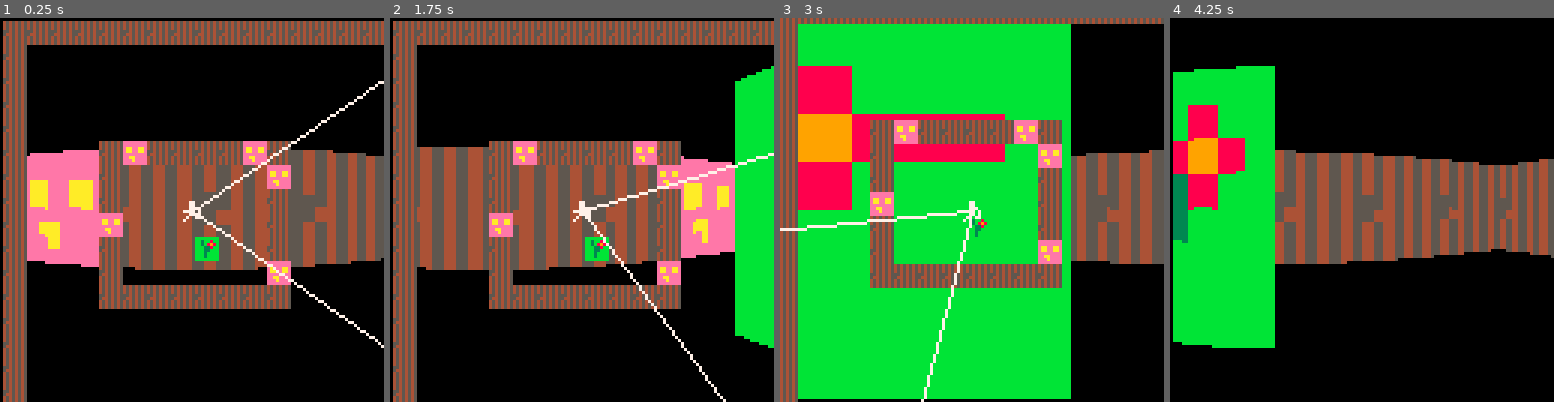
Above: before the commit, frames 1-4 (left to right).
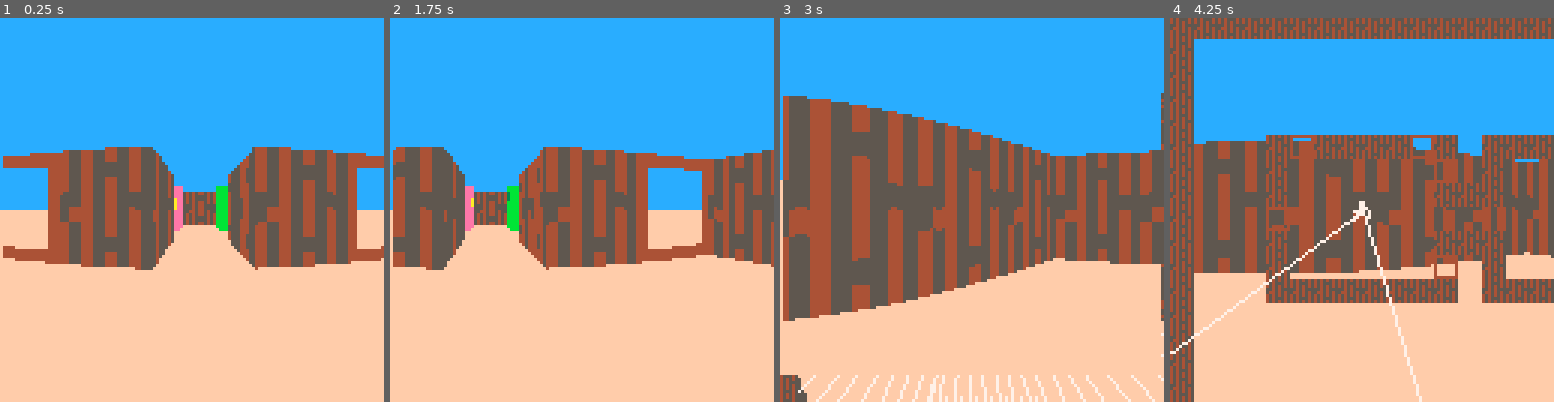
Above: after the commit, the same moments.

Repository: RicoP/picowiese
Game: PICO-8 cartridge wolf.p8
Two runs of this game, one before a commit and one after it. Both use one fixed random seed, a clock stepped at 60 frames per second and the inputs below.
Inputs:
- Up to frame 1 (0.25 s): no input
- Up to frame 2 (1.75 s): tap X (X key) at 0.33, 1.07 s; hold Right from 1.6 s (still down)
- Up to frame 3 (3 s): tap X (X key) at 1.85, 2.97 s; release Right at 2.1 s; hold Up 2.15-2.42 s; hold Right from 2.47 s (still down)
- Up to frame 4 (4.25 s): release Right at 3.03 s; hold Left 3.08-3.58 s; hold Down 3.63-3.97 s; hold Right from 4.02 s (still down); tap X (X key) at 4.08 s

The runs differ from the first frame. In frame 1, 90% of the frame differs, in the area x 0-100%, y 0-100%; in frame 2, 89%; in frame 3, 89%; in frame 4, 90%.

Commit message:
improve map

Diff:
--- a/wolf.p8
+++ b/wolf.p8
@@ -5,7 +5,7 @@
 --player
 p = {
  x=63.5/8,
- y=63.5/8,
+ y=67.5/8,
  angle=0,
  speed=1/8,
 }
@@ -87,6 +87,8 @@
 end
 
 function draw_game2()
+ rectfill(0,0,128,64,12)
+ rectfill(0,64,128,128,15)
  camera()
  local a = p.angle+fov/2
  for x=1,128 do
@@ -166,37 +168,36 @@
  end
 end
 
-drawmap=true
+drawmap=false
 function _draw()
  if(btnp(❎))drawmap=not drawmap
- cls(0)
 	draw_game2()
  if(drawmap)draw_map()
 end
 
 
 __gfx__
-0000000000000000eeeeeeee45454545bbbbbbbb0000000000000000000000000000000000000000000000000000000000000000000000000000000000000000
-0000000000077000eeeeeeee45454545bb3bb8bb0000000000000000000000000000000000000000000000000000000000000000000000000000000000000000
-0070070000077000eaaeeaae45454545bb3b898b0000000000000000000000000000000000000000000000000000000000000000000000000000000000000000
-0007700000077700eaaeeaae55454545bbb338bb0000000000000000000000000000000000000000000000000000000000000000000000000000000000000000
-0007700007777070eeeeeeee54454545bbb33bbb0000000000000000000000000000000000000000000000000000000000000000000000000000000000000000
-0070070000077070eeaaeeee45454545bbb3bbbb0000000000000000000000000000000000000000000000000000000000000000000000000000000000000000
-0000000000700770eeeaeeee45454545bbb3bbbb0000000000000000000000000000000000000000000000000000000000000000000000000000000000000000
-0000000007000000eeeeeeee45454545bbbbbbbb0000000000000000000000000000000000000000000000000000000000000000000000000000000000000000
+0000000000000000eeeeeeee45454545bbbbbbbb4444444400000000000000000000000000000000000000000000000000000000000000000000000000000000
+0000000000077000eeeeeeee45455545bb3bb8bb4000000400000000000000000000000000000000000000000000000000000000000000000000000000000000
+0070070000077000eaaeeaae45454545bb3b898b4000000400000000000000000000000000000000000000000000000000000000000000000000000000000000
+0007700000077700eaaeeaae55454555bbb338bb4000000400000000000000000000000000000000000000000000000000000000000000000000000000000000
+0007700007777070eeeeeeee54454545bbb33bbb4000000400000000000000000000000000000000000000000000000000000000000000000000000000000000
+0070070000077070eeaaeeee45454545bbb3bbbb4000000400000000000000000000000000000000000000000000000000000000000000000000000000000000
+0000000000700770eeeaeeee45455545bbb3bbbb4000000400000000000000000000000000000000000000000000000000000000000000000000000000000000
+0000000007000000eeeeeeee45454545bbbbbbbb4444444400000000000000000000000000000000000000000000000000000000000000000000000000000000
 __map__
 0303030303030303030303030303030303030303030303030303000000000000000000000000000000000000000000000000000000000000000000000000000000000000000000000000000000000000000000000000000000000000000000000000000000000000000000000000000000000000000000000000000000000000
 0300000000000000000000000000000000000000000000000003000000000000000000000000000000000000000000000000000000000000000000000000000000000000000000000000000000000000000000000000000000000000000000000000000000000000000000000000000000000000000000000000000000000000
 0300000000000000000000000000000000000000000000000003000000000000000000000000000000000000000000000000000000000000000000000000000000000000000000000000000000000000000000000000000000000000000000000000000000000000000000000000000000000000000000000000000000000000
 0300000000000000000000000000000000000000000000000003000000000000000000000000000000000000000000000000000000000000000000000000000000000000000000000000000000000000000000000000000000000000000000000000000000000000000000000000000000000000000000000000000000000000
 0300000000000000000000000000000000000000000000000003000000000000000000000000000000000000000000000000000000000000000000000000000000000000000000000000000000000000000000000000000000000000000000000000000000000000000000000000000000000000000000000000000000000000
-0300000003020303030302030000000000000000000000000003000000000000000000000000000000000000000000000000000000000000000000000000000000000000000000000000000000000000000000000000000000000000000000000000000000000000000000000000000000000000000000000000000000000000
-0300000003000000000000020000000000000000000000000003000000000000000000000000000000000000000000000000000000000000000000000000000000000000000000000000000000000000000000000000000000000000000000000000000000000000000000000000000000000000000000000000000000000000
-0300000003000000000000030000000000000000000000000003000000000000000000000000000000000000000000000000000000000000000000000000000000000000000000000000000000000000000000000000000000000000000000000000000000000000000000000000000000000000000000000000000000000000
-0300000002000000000000030000000000000000000000000003000000000000000000000000000000000000000000000000000000000000000000000000000000000000000000000000000000000000000000000000000000000000000000000000000000000000000000000000000000000000000000000000000000000000
-0300000003000000040000030000000000000000000000000003000000000000000000000000000000000000000000000000000000000000000000000000000000000000000000000000000000000000000000000000000000000000000000000000000000000000000000000000000000000000000000000000000000000000
-0300000003000000000000020000000000000000000000000003000000000000000000000000000000000000000000000000000000000000000000000000000000000000000000000000000000000000000000000000000000000000000000000000000000000000000000000000000000000000000000000000000000000000
-0300000003030303030303030000000000000000000000000003000000000000000000000000000000000000000000000000000000000000000000000000000000000000000000000000000000000000000000000000000000000000000000000000000000000000000000000000000000000000000000000000000000000000
+0300000003050303030305030003030303030303000000000003000000000000000000000000000000000000000000000000000000000000000000000000000000000000000000000000000000000000000000000000000000000000000000000000000000000000000000000000000000000000000000000000000000000000
+0300000003000000000000050003000000000003000000000003000000000000000000000000000000000000000000000000000000000000000000000000000000000000000000000000000000000000000000000000000000000000000000000000000000000000000000000000000000000000000000000000000000000000
+0300000003000000000000030303000002000003000000000003000000000000000000000000000000000000000000000000000000000000000000000000000000000000000000000000000000000000000000000000000000000000000000000000000000000000000000000000000000000000000000000000000000000000
+0300000005000000000000000000000000000003000000000003000000000000000000000000000000000000000000000000000000000000000000000000000000000000000000000000000000000000000000000000000000000000000000000000000000000000000000000000000000000000000000000000000000000000
+0300000003000000000000030303000004000003000000000003000000000000000000000000000000000000000000000000000000000000000000000000000000000000000000000000000000000000000000000000000000000000000000000000000000000000000000000000000000000000000000000000000000000000
+0300000003000000000000050003000000000003000000000003000000000000000000000000000000000000000000000000000000000000000000000000000000000000000000000000000000000000000000000000000000000000000000000000000000000000000000000000000000000000000000000000000000000000
+0300000003030303030303030003030303030303000000000003000000000000000000000000000000000000000000000000000000000000000000000000000000000000000000000000000000000000000000000000000000000000000000000000000000000000000000000000000000000000000000000000000000000000
 0300000000000000000000000000000000000000000000000003000000000000000000000000000000000000000000000000000000000000000000000000000000000000000000000000000000000000000000000000000000000000000000000000000000000000000000000000000000000000000000000000000000000000
 0300000000000000000000000000000000000000000000000003000000000000000000000000000000000000000000000000000000000000000000000000000000000000000000000000000000000000000000000000000000000000000000000000000000000000000000000000000000000000000000000000000000000000
 0300000000000000000000000000000000000000000000000003000000000000000000000000000000000000000000000000000000000000000000000000000000000000000000000000000000000000000000000000000000000000000000000000000000000000000000000000000000000000000000000000000000000000
